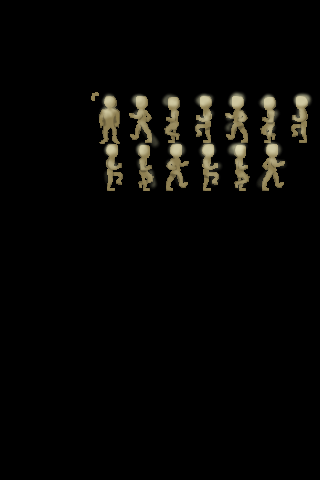
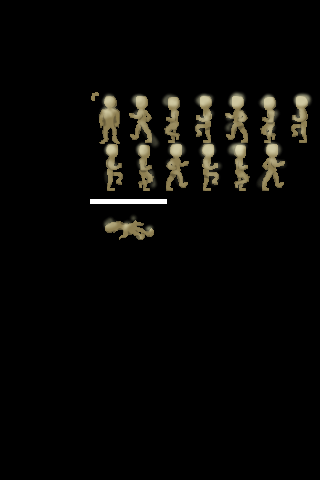
Layered file, before and after one edit (320x480). Changes by layer:
painted on "New Layer" over box(105, 220, 154, 240)
painted on "New Layer#2" over box(90, 199, 167, 239)
painted on "New Layer#6" over box(105, 220, 154, 240)
